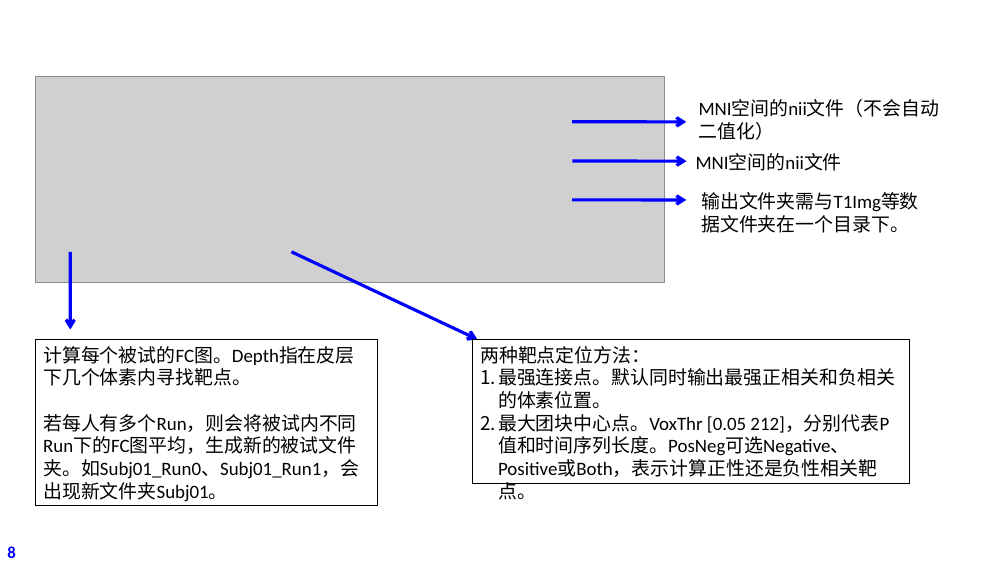
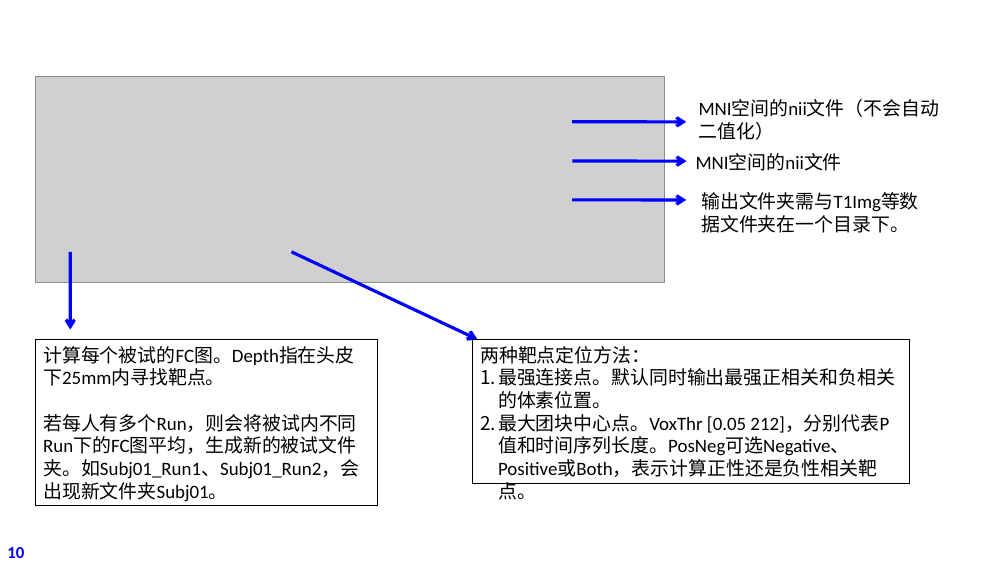
Before and after one commit to jigongjun/Neuroimaging-and-Neuromodulation, a slide deck: slide 10 of 2022 TMStargetManualV3.ppt (slide 8 before the commit). Drawn at 1008x567 pixels with LibreOffice and Linux fonts; fonts in the diff are those of the drawing; grey boxes stand for pictures. Boxes give left, top, right and bottom in pixels: in the first picture for what was removed or moved away, otherwise in the second. Text is boxed around its words. In the diff, an @@ line names an element or a change of style, - is before the commit and + after.

```diff
--- a/2022 TMStargetManualV3.ppt
+++ b/2022 TMStargetManualV3.ppt
@@ text in rectangle at (43,346,359,502): text changed @@
-计算每个被试的FC图。Depth指在皮层下几个体素内寻找靶点。
-若每人有多个Run，则会将被试内不同Run下的FC图平均，生成新的被试文件夹。如Subj01_Run0、Subj01_Run1，会出现新文件夹Subj01。
+计算每个被试的FC图。Depth指在头皮下25mm内寻找靶点。
+若每人有多个Run，则会将被试内不同Run下的FC图平均，生成新的被试文件夹。如Subj01_Run1、Subj01_Run2，会出现新文件夹Subj01。
@@ page number at (7,547,24,558): text changed @@
-8
+10
```
Also in this commit, not shown: 2 other slides changed, 3 slides added.
